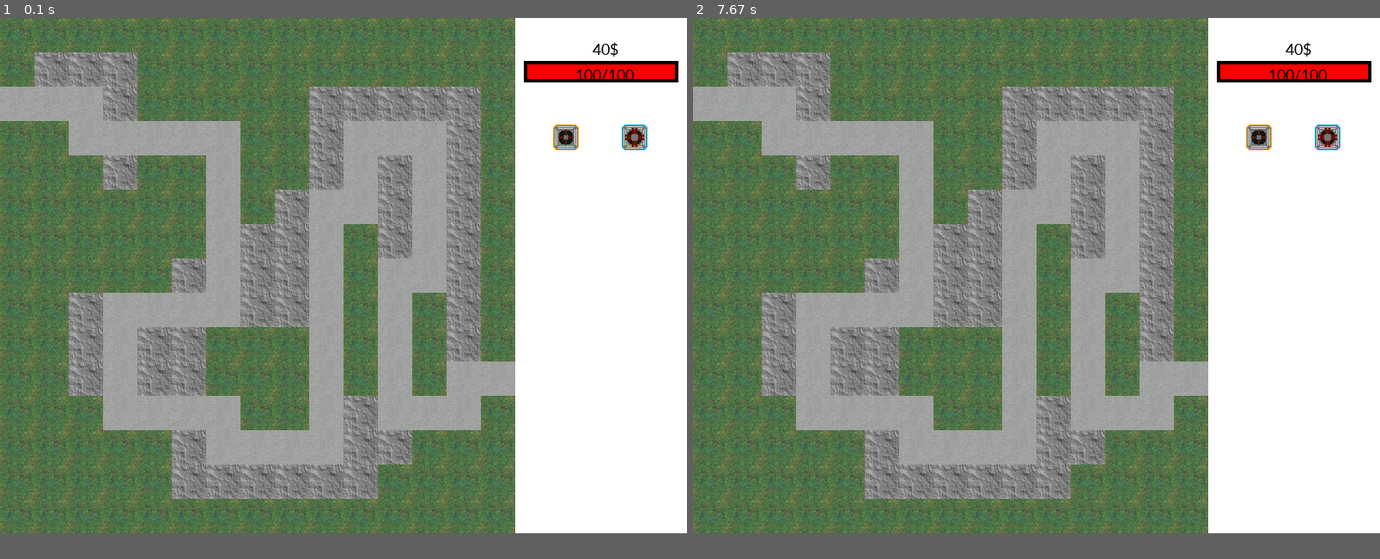
Above: before the commit, frames 1-2 (left to right).
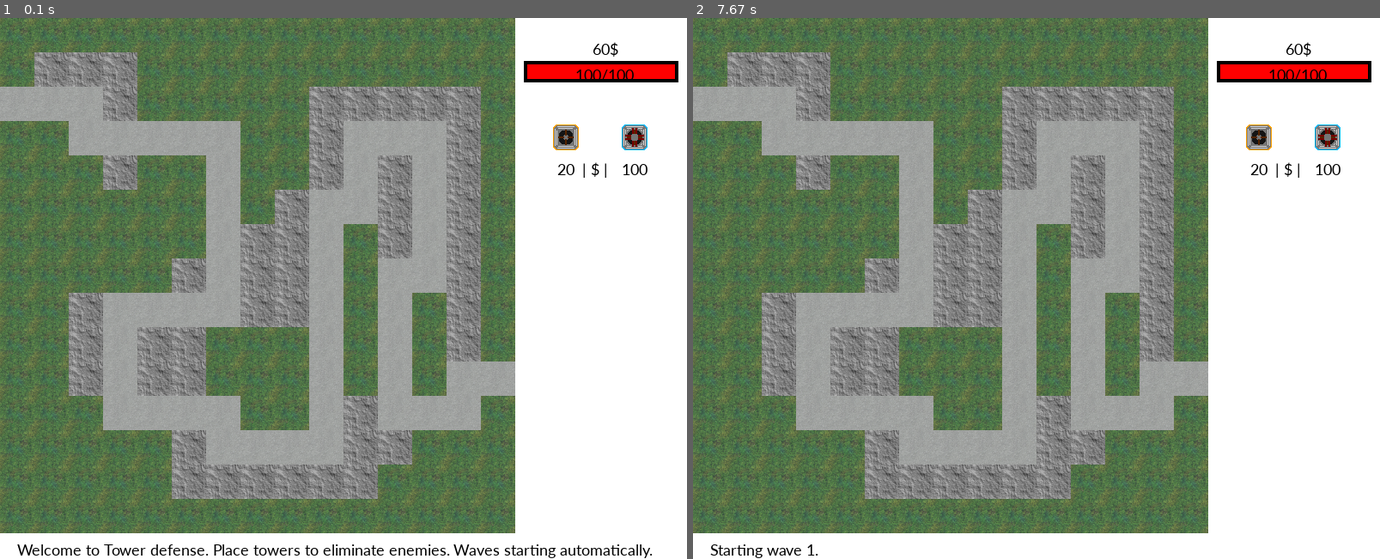
Above: after the commit, the same moments.

Repository: Dihydroxyaceton/maturita-tower-defense
Game: pygame game, started from tower_defense.py
Same seed, same stepped clock (60 frames per second), same inputs: the game is played once before the commit and once after it.
Inputs (mouse positions are in pixels of both pictures, inside the frame that each line leads up to):
- Up to frame 1 (0.1 s): no input
- Up to frame 2 (7.67 s): click (823, 207) at 1.38 s; tap Enter at 1.67 s; tap Space at 2 s; click (1180, 191) at 4.38 s; click (830, 109) at 4.72 s; click (933, 445) at 5.88 s; click (1180, 218) at 6.22 s; click (899, 331) at 6.55 s; click (1235, 331) at 7.22 s; click (796, 477) at 7.55 s
In our replay, the window is 800x600 before the commit and 800x630 after it. These sizes can differ from the game's own. Grey fills any space a smaller window leaves; there, only what the larger window draws over its background counts as a difference.

The runs differ from the first frame. In frame 1, 0.8% of the frame differs, in the area x 2-95%, y 4-100%; in frame 2, 0.2%.

Commit message:
FILE RENAMED, progress

Diff:
--- a/tower defense.py
+++ b/tower_defense.py
@@ -30,7 +30,7 @@
 
 
 enemy_type1 = [enemy_type1_image, 100]
-enemy_type2 = [enemy_type2_image, 400]
+enemy_type2 = [enemy_type2_image, 300]
 # structure: image, health
 
 tower_type1 = [tower_type1_image, 100, 1, 20]
@@ -38,7 +38,7 @@
 # structure: image, cooldown, bullet type, cost, (upgrade price)]
 
 bullet_type1 = [bullet_type1_image, 80, 20]
-bullet_type2 = [bullet_type2_image, 160, 25]
+bullet_type2 = [bullet_type2_image, 160, 50]
 # structure: image, range, damage
 
 
@@ -48,18 +48,16 @@
 tower_group = pygame.sprite.Group()
 bullet_group = pygame.sprite.Group()
 
-print("WELCOME TO TOWER DEFENSE, WAVE 1 IN 5 SECONDS")
-
 tick_time = 180
 
-wave_list = [(0,0,0), (2,2,0), (2,4,1), (1,5,3), (0.5,7,7)]
+wave_list = [(0,0,0), (2,2,0), (2,4,0), (2,4,1), (1,5,3), (0.5,7,7), (0.5,10,10)]
 # tuple structure: (delay between enemies, ground enemies, air enemies)
 
 class GameMap():
 	def __init__(self):
 		self.current_health = 100	# current health
 		self.maximum_health = 100	# maximum health
-		self.current_money = 40 # money
+		self.current_money = 60 # money
 		self.health_bar_length = 180
 		self.health_ratio = self.maximum_health / self.health_bar_length # for optimal health bar appearence
 		self.end_hitbox = pygame.Rect(570, 400, 30, 40) # hitbox for obtaining damage
@@ -69,16 +67,15 @@
 		self.spawned_enemies = 0
 		self.do_spawn = False
 		self.current_wave = 0
-		self.spawned_ground_enemies = 0
-		self.spawned_air_enemies = 0
+		self.spawned_enemies_type1 = 0
+		self.spawned_enemies_type2 = 0
+		self.status_text = "Welcome to Tower defense. Place towers to eliminate enemies. Waves starting automatically."
 
 		# link the following to specific tower type attributes
 		self.towerchoice_type1_x = 639 # -1 to compensate for click (click is perceived as directly on edge, wouldnt work without)
 		self.towerchoice_type2_x = 719
 		self.towerchoice_y = 119
 		self.towerchoice_size = 41
-		self.tower_price = 1
-		self.towercolor = (255, 255, 255)
 
 
 	def drawMap(self, surface):  # TODO: structure
@@ -123,24 +120,34 @@
 
 	def moneyIndicator(self):
 		"""shows money available; for money, the player can purchase towers"""
-		myfont = pygame.font.SysFont("calibri", 20)
-		self.current_money_label = myfont.render(str(self.current_money)+'$', 1, (0, 0, 0)) # TODO: make prettier
-		surface.blit(self.current_money_label, (690 , 25))
+		font = pygame.font.SysFont("calibri", 20)
+		self.current_money_label = font.render(str(self.current_money)+'$', 1, (0, 0, 0))
+		surface.blit(self.current_money_label, (690, 25))
+
+	def statusBar(self):
+		"""text messages to communicate with the player"""
+		font = pygame.font.SysFont("calibri", 20)
+		self.current_money_label = font.render(str(self.status_text), 1, (0, 0, 0))
+		surface.blit(self.current_money_label, (20, 608))
 
 	def healthBar(self):
 		"""health bar of the 'castle': damaged when an enemy reaches the end of the map"""
 		pygame.draw.rect(surface, (255, 0, 0), (610, 50, self.current_health/self.health_ratio, 25))
 		pygame.draw.rect(surface, (0, 0, 0), (610, 50, self.health_bar_length, 25), 4)
-		myfont = pygame.font.SysFont("calibri", 20)
-		self.current_health_label = myfont.render(str(self.current_health)+"/"+str(self.maximum_health), 1, (0, 0, 0))
+		font = pygame.font.SysFont("calibri", 20)
+		self.current_health_label = font.render(str(self.current_health)+"/"+str(self.maximum_health), 1, (0, 0, 0))
 		surface.blit(self.current_health_label, (670 , 55))
 
 	def towerChoice(self):
-		"""the player's ability to choose towers to place; tower goes gray when not affordable"""
-		#pygame.draw.rect(surface, (255, 0, 255), (self.towerchoice_type1_x, self.towerchoice_y, self.towerchoice_size, self.towerchoice_size))
+		"""the player's ability to choose towers to place"""
+		font = pygame.font.SysFont("calibri", 20)
+		surface.blit(font.render("| $ |", 1, (0,0,0)), (678, 165))
+		# tower type 1:
 		surface.blit(tower_type1_image_menu, (self.towerchoice_type1_x, self.towerchoice_y))
-		#pygame.draw.rect(surface, (0, 255, 255), (self.towerchoice_type2_x, self.towerchoice_y, self.towerchoice_size, self.towerchoice_size))
+		surface.blit(font.render(str(tower_type1[3]), 1, (0, 0, 0)), (649, 165))
+		# tower type 2:
 		surface.blit(tower_type2_image_menu, (self.towerchoice_type2_x, self.towerchoice_y))
+		surface.blit(font.render(str(tower_type2[3]), 1, (0, 0, 0)), (724, 165))
 
 	def checkMouseIntentions(self, mouse_x, mouse_y):
 		"""checks, where the click was made - decides on further action"""
@@ -148,28 +155,32 @@
 		if mouse_x > (self.towerchoice_type1_x) and mouse_x < (self.towerchoice_type1_x + self.towerchoice_size) and mouse_x > (self.towerchoice_y) and mouse_y < (self.towerchoice_y + self.towerchoice_size):
 			self.tower_price = tower_type1[3]
 			if gamemap.current_money - self.tower_price >= 0: # checking if enough money
-				print("tower 1 chosen")
+				self.status_text = "Tower type 1 chosen. Click to place."
 				self.placing_tower = 1
 			else:
-				print("not enough money!")
+				"Not enough money! "+str(tower_type1[3])+" required for tower type 1."
 		# tower type #2 chosen:
 		elif mouse_x > (self.towerchoice_type2_x) and mouse_x < (self.towerchoice_type2_x + self.towerchoice_size) and mouse_x > (self.towerchoice_y) and mouse_y < (self.towerchoice_y + self.towerchoice_size):
 			self.tower_price = tower_type2[3]
 			if gamemap.current_money - self.tower_price >= 0: # checking if enough money
-				print("tower 2 chosen")
+				self.status_text = "Tower type 2 chosen. Click to place."
 				self.placing_tower = 2
 			else:
-				print("not enough money!")
+				self.status_text = "Not enough money! "+str(tower_type2[3])+" required for tower type 2."
 		# clicked in playing field
 		elif mouse_x < 600 and mouse_y < 600:
 			if self.placing_tower == 1 or self.placing_tower == 2:
 				self.tower_place(mouse_x + 20, mouse_y + 20)
 				# + 20: compensation for off-grid
+			elif self.checkGridField(mouse_x, mouse_y) == 92:
+				self.status_text = "This tower type is not upgradeable."
 			elif self.checkGridField(mouse_x, mouse_y) == 91:
 				if gamemap.current_money - tower_type2[4] >= 0: # checking if enough money
 					self.tower_upgrade(mouse_x, mouse_y)
 				else:
-					print("NOT ENOUGH MONEY FOR UPGRADE, "+str(tower_type2[4])+" NEEDED")
+					self.status_text = "Not enough money! "+str(tower_type2[4])+" required for upgrade."
+
+
 
 	def tower_place(self, pos_x, pos_y):
 		"""xx"""
@@ -182,17 +193,17 @@
 				tower = Tower(pos_x, pos_y, tower_type2[0], tower_type2[1], tower_type2[2])
 				tower_group.add(tower)
 				self.levelMap[math.floor(mouse_y / 40)][math.floor(mouse_x / 40)] = 92 # marks the grid field as occupied by tower type 2
-			print("tower placed")
+			self.status_text = "Tower placed."
 			self.spendMoney(self.tower_price)
 			self.placing_tower = 0
 		else:
-			print("invalid position!")
+			self.status_text = "Invalid position for tower placement!"
 
 	def tower_upgrade(self, pos_x, pos_y):
 		for tower in tower_group:
 			if (math.floor(mouse_x / 40)) == (math.floor(tower.pos_x / 40)) and (math.floor(mouse_y / 40)) == (math.floor(tower.pos_y / 40)): # checks for the particular tower to upgrade
 				pygame.sprite.Sprite.kill(tower)
-				print("tower upgraded")
+				self.status_text = "Tower upgraded."
 				self.spendMoney(tower_type2[4])
 				tower = Tower(pos_x + 20, pos_y + 20, tower_type2[0], tower_type2[1], tower_type2[2])
 				tower_group.add(tower)
@@ -200,37 +211,37 @@
 	def enemySpawn(self): # spawn
 			if self.current_wave < len(wave_list):
 				self.spawn_delay = (wave_list[self.current_wave][0]) * tick_time
-				self.ground_enemies_count = wave_list[self.current_wave][1]
-				self.air_enemies_count = wave_list[self.current_wave][2]
+				self.enemies_type1_count = wave_list[self.current_wave][1]
+				self.enemies_type2_count = wave_list[self.current_wave][2]
 			else:
 				if len(enemy_group) == 0:	# checks for emptied list of enemies after last wave
-					print("GAME OVER")
+					self.status_text = "Game over! Thank you for playing Tower defense."
 					self.do_spawn = False
 					self.passed_ticks = 0
 					running = False
 			if self.passed_ticks >= self.spawn_delay:
 				if self.do_spawn == True:
 					self.passed_ticks = 0
-					if self.spawned_ground_enemies < self.ground_enemies_count:
+					if self.spawned_enemies_type1 < self.enemies_type1_count:
 						enemy = Enemy(20, 100, enemy_type1[0], enemy_type1[1])
 						enemy_group.add(enemy)
-						self.spawned_ground_enemies += 1
+						self.spawned_enemies_type1 += 1
 					else:
-						if self.spawned_air_enemies < self.air_enemies_count:
+						if self.spawned_enemies_type2 < self.enemies_type2_count:
 							enemy = Enemy(20, 100, enemy_type2[0], enemy_type2[1])
 							enemy_group.add(enemy)
-							self.spawned_fair_enemies += 1
+							self.spawned_enemies_type2 += 1
 						else:
 							self.do_spawn = False
 							self.spawned_ground_enemies = 0
 							self.spawned_air_enemies = 0
-							print("END WAVE "+str(self.current_wave)+", NEXT WAVE IN 5 SECONDS")
+							self.status_text = "End of wave "+str(self.current_wave)+". Next wave in 5 seconds." # TODO: 5 seconds -> variable time
 				else:
 					if self.wave_pause >= 900:
 						self.wave_pause = 0
 						self.do_spawn = True
 						self.current_wave += 1
-						print("STARTING WAVE "+str(self.current_wave))
+						self.status_text = "Starting wave " +str(self.current_wave)+"."
 					else:
 						self.wave_pause += 1
 			else:
@@ -240,6 +251,7 @@
 
 	def update(self):
 		self.moneyIndicator()
+		self.statusBar()
 		self.healthBar()
 		self.towerChoice()
 		self.enemySpawn()
@@ -435,8 +447,8 @@
 		self.damage = damage
 
 		# calculating movement vectors
-		self.vector_x = (self.target_x - self.pos_x) * 0.05
-		self.vector_y = (self.target_y - self.pos_y) * 0.05
+		self.vector_x = (self.target_x - self.pos_x) * 0.08
+		self.vector_y = (self.target_y - self.pos_y) * 0.08
 
 	def update(self):
 		self.move()
@@ -459,7 +471,7 @@
 
 pygame.init() #pygame initialisation
 
-surface = pygame.display.set_mode((800, 600)) # screen initialisation
+surface = pygame.display.set_mode((800, 630)) # screen initialisation
 
 pygame.display.set_caption("soon to be TOWER DEFENSE") # window name
 
@@ -489,7 +501,6 @@
 	for bullet in bullet_group:
 		for enemy in enemy_group:
 			if pygame.sprite.spritecollide(enemy, bullet_group, True):
-				print("ENEMY HIT!")
 				enemy.getHit(bullet.damage)
 
 	surface.fill((255, 255, 255))
